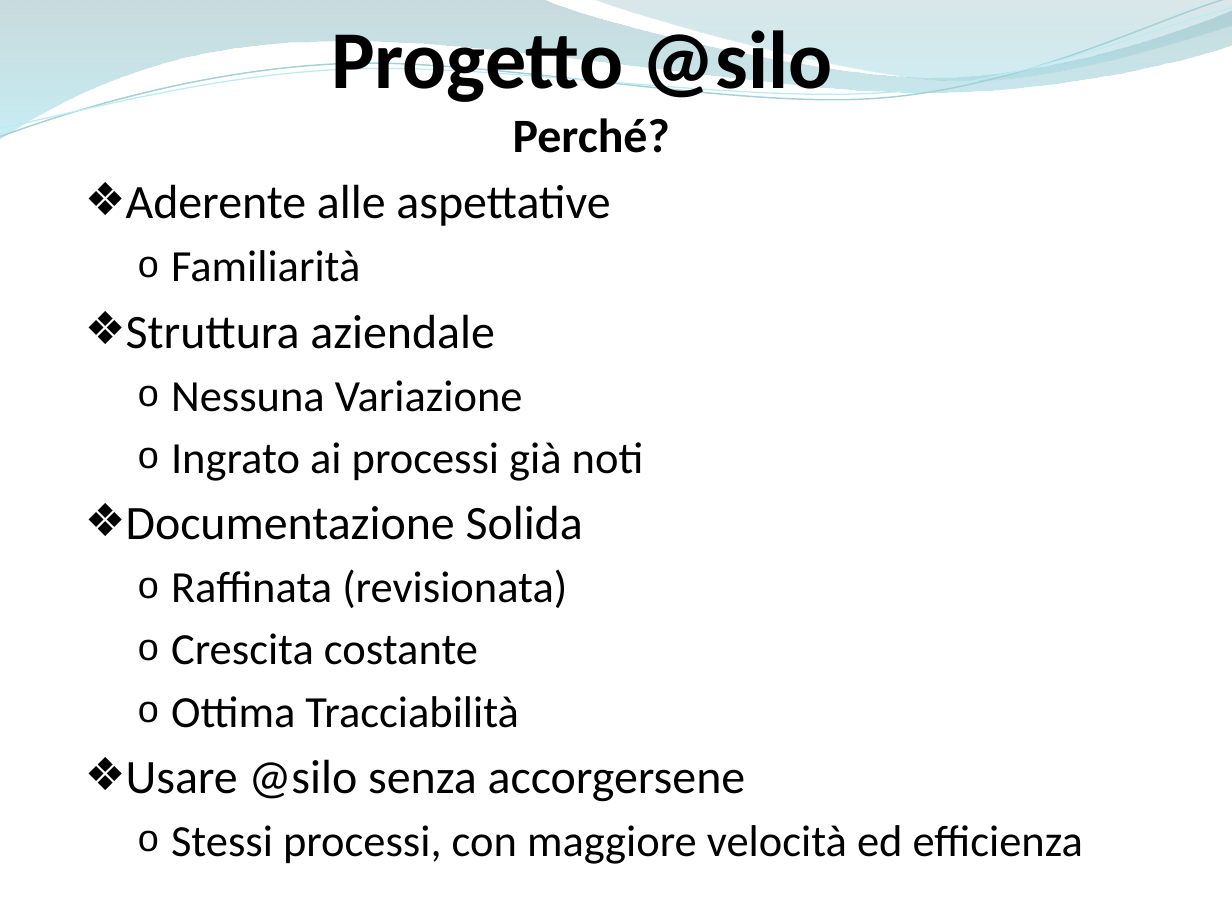
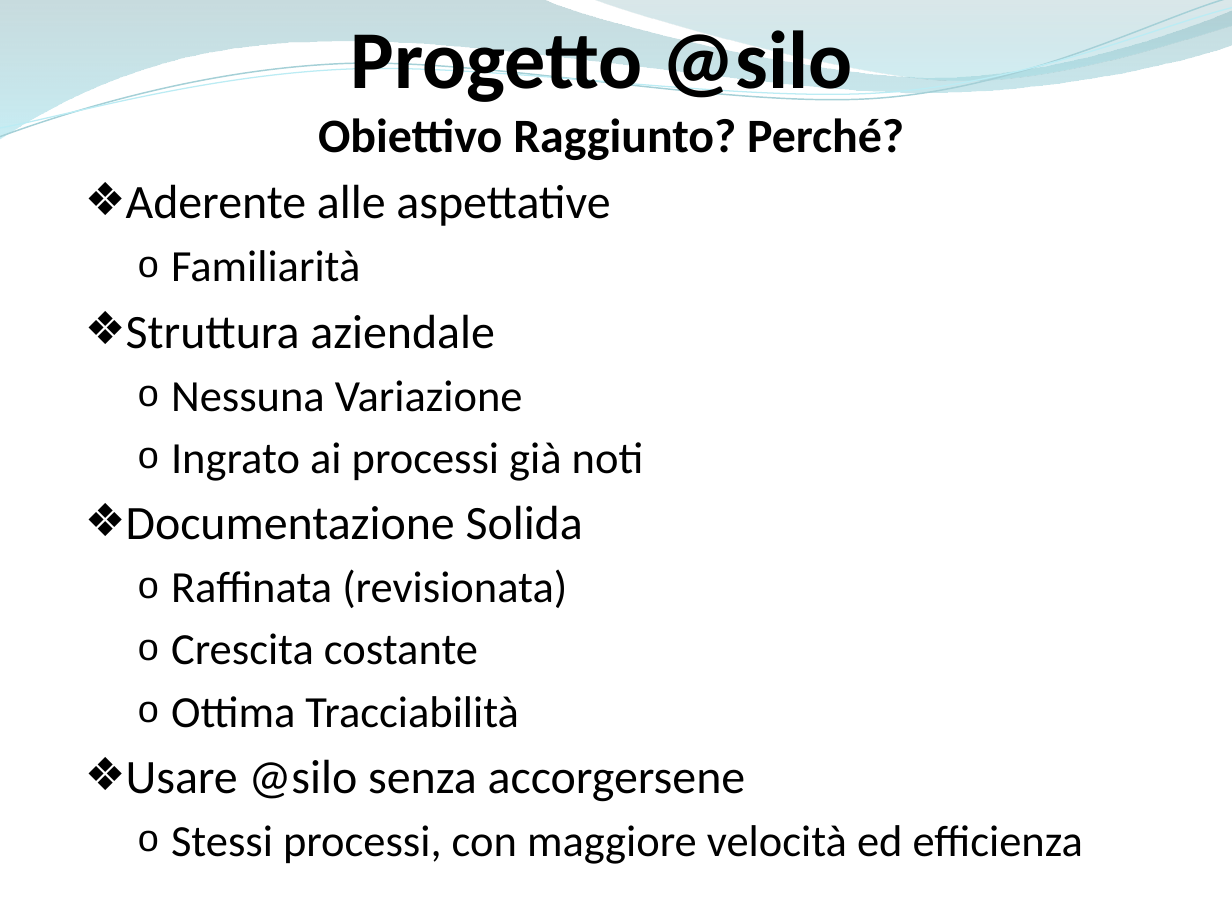
Before and after one commit to ammirate/at-silo, a slide deck: slide 19 of Presentazione/Atsilo1/Di Palma/[Bozza]Introduzione.pptx (slide 18 before the commit). Drawn at 1232x924 pixels with LibreOffice and Linux fonts; fonts in the diff are those of the drawing. Boxes give left, top, right and bottom in pixels: in the first picture for what was removed or moved away, otherwise in the second. Text is boxed around its words. In the diff, an @@ line names an element or a change of style, - is before the commit and + after.

```diff
--- a/Presentazione/Atsilo1/Di Palma/[Bozza]Introduzione.pptx
+++ b/Presentazione/Atsilo1/Di Palma/[Bozza]Introduzione.pptx
@@ text "Progetto @silo": place and size @@
-text "Progetto @silo" at bbox=[331, 20, 833, 153]
+text "Progetto @silo" at bbox=[318, 20, 904, 160]
@@ text at bbox=[318, 118, 904, 160]: text changed @@
-Perché?
+Obiettivo Raggiunto? Perché?
```
Also in this commit, not shown: 1 slide added.
